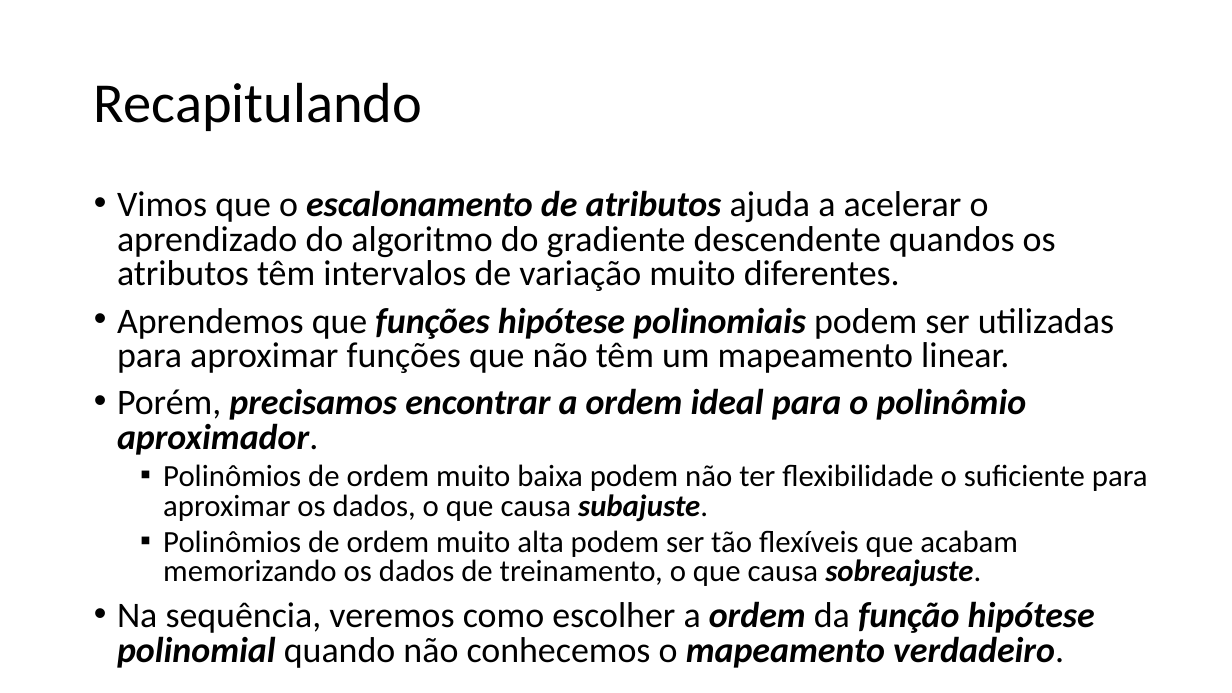
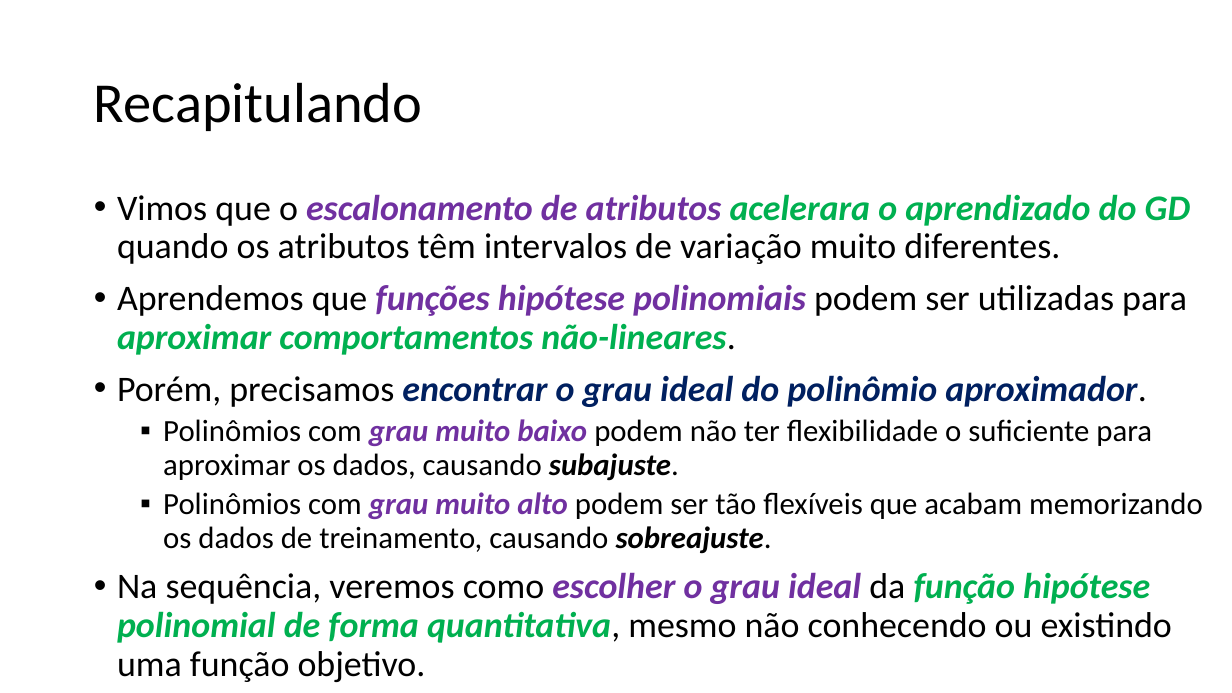
Before and after one commit to zz4fap/t319_aprendizado_de_maquina, a slide deck: slide 2 of slides/T319_Regressão_Linear (Parte V).pptx. Drawn at 1232x693 pixels with LibreOffice and Linux fonts; fonts in the diff are those of the drawing. Boxes give left, top, right and bottom in pixels: in the first picture for what was removed or moved away, otherwise in the second. Text is boxed around its words. In the diff, an @@ line names an element or a change of style, - is before the commit and + after.

Commit message:
update of slides

```diff
--- a/slides/T319_Regressão_Linear (Parte V).pptx
+++ b/slides/T319_Regressão_Linear (Parte V).pptx
@@ text at <box>117,194,1203,682</box>: text changed @@
-• Vimos que o escalonamento de atributos ajuda a acelerar o aprendizado do algoritmo do gradiente descendente quandos os atributos têm intervalos de variação muito diferentes.
-• Aprendemos que funções hipótese polinomiais podem ser utilizadas para aproximar funções que não têm um mapeamento linear.
-• Porém, precisamos encontrar a ordem ideal para o polinômio aproximador.
-  ▪ Polinômios de ordem muito baixa podem não ter flexibilidade o suficiente para aproximar os dados, o que causa subajuste.
-  ▪ Polinômios de ordem muito alta podem ser tão flexíveis que acabam memorizando os dados de treinamento, o que causa sobreajuste.
-• Na sequência, veremos como escolher a ordem da função hipótese polinomial quando não conhecemos o mapeamento verdadeiro.
+• Vimos que o escalonamento de atributos acelerara o aprendizado do GD quando os atributos têm intervalos de variação muito diferentes.
+• Aprendemos que funções hipótese polinomiais podem ser utilizadas para aproximar comportamentos não-lineares.
+• Porém, precisamos encontrar o grau ideal do polinômio aproximador.
+  ▪ Polinômios com grau muito baixo podem não ter flexibilidade o suficiente para aproximar os dados, causando subajuste.
+  ▪ Polinômios com grau muito alto podem ser tão flexíveis que acabam memorizando os dados de treinamento, causando sobreajuste.
+• Na sequência, veremos como escolher o grau ideal da função hipótese polinomial de forma quantitativa, mesmo não conhecendo ou existindo uma função objetivo.
```
Also in this commit, not shown: 2 other slides changed, 6 slides added, 4 slides removed.
